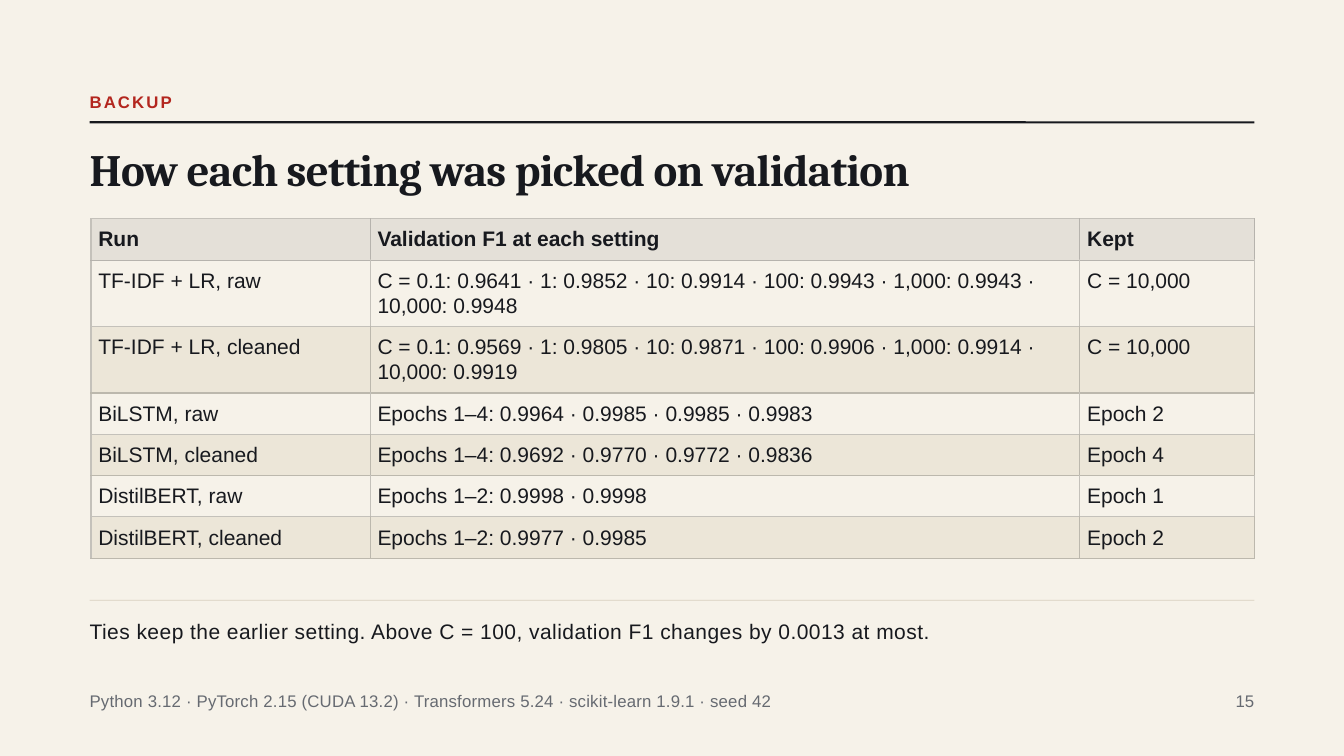
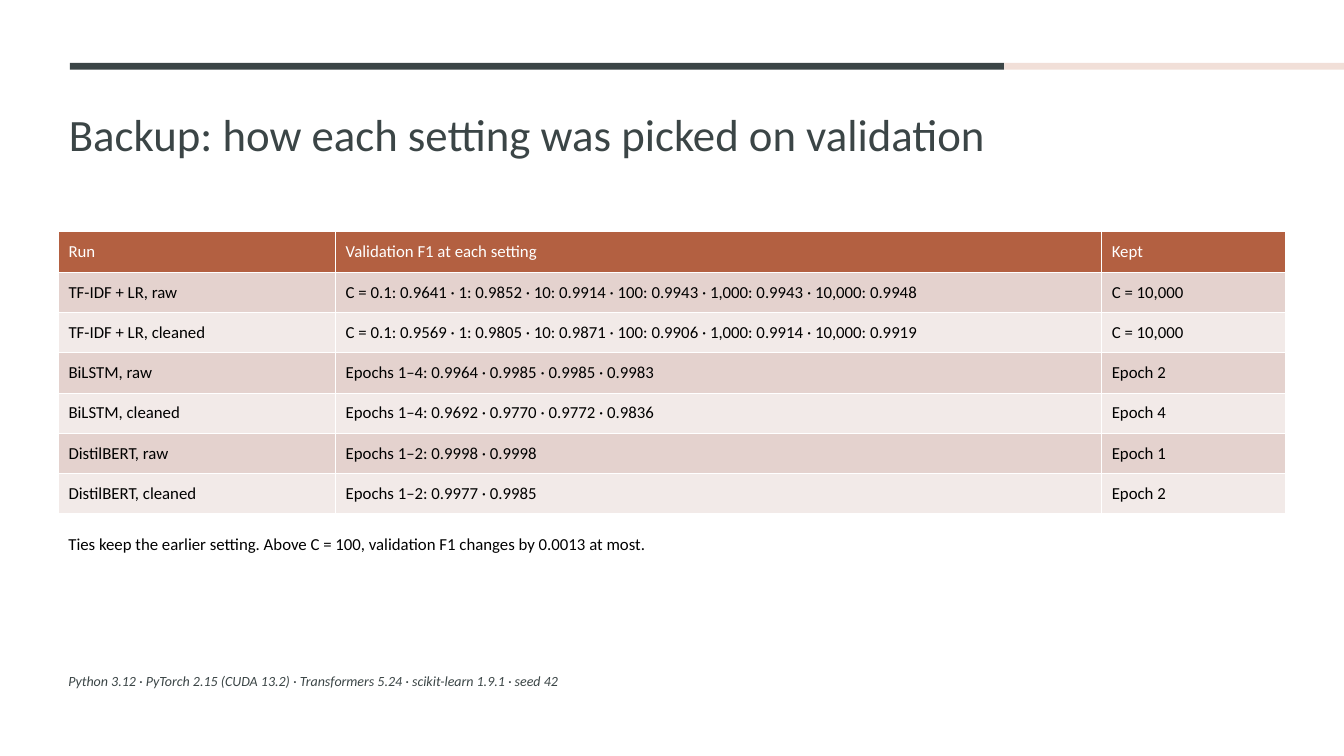
Before and after one commit to Abrafar/cs412-fake-news-detectio, a slide deck: slide 15 of presentation/CS412_Final_Presentation_Faruki.pptx. Drawn at 1344x756 pixels with LibreOffice and Linux fonts; fonts in the diff are those of the drawing. Boxes give left, top, right and bottom in pixels: in the first picture for what was removed or moved away, otherwise in the second. Text is boxed around its words. In the diff, an @@ line names an element or a change of style, - is before the commit and + after.

```diff
--- a/presentation/CS412_Final_Presentation_Faruki.pptx
+++ b/presentation/CS412_Final_Presentation_Faruki.pptx
@@ background #F6F2E9 to #FFFFFF @@
@@ rectangle added at bbox=[70, 63, 1004, 70], fill #3B4546 @@
@@ rectangle added at bbox=[1004, 63, 1344, 70], fill #F1DFD8 @@
@@ text removed at bbox=[90, 96, 172, 108] @@
-BACKUP
@@ title at bbox=[69, 120, 984, 159]: text changed; font Cambria to Calibri; text colour #17191E to #3B4546; bold off @@
-How each setting was picked on validation
+Backup: how each setting was picked on validation
@@ line removed from (90, 122) to (1254, 122) @@
@@ table at bbox=[58, 232, 1286, 514] @@
@@ fill #E4E0D8 to #B36041 in row 1 @@
@@ fill none to #E5D2CF in 9 cells @@
@@ fill #ECE6D8 to #F2EAE9 in 9 cells @@
@@ size 15 to 12 pt, font Arial to Calibri, text colour #17191E to #000000 @@
@@ text colour #17191E to #FFFFFF, bold off in "Run", "Validation F1 at each setting", "Kept" @@
@@ line spacing 18pt to 1 @@
@@ borders changed @@
@@ table: place and size @@
-table at bbox=[91, 219, 1254, 559]
+table at bbox=[58, 232, 1286, 514]
@@ text "Ties keep the earlier setting. ...": place and size @@
-text "Ties keep the earlier setting. ..." at bbox=[90, 623, 929, 644]
+text "Ties keep the earlier setting. ..." at bbox=[68, 538, 645, 553]
@@ text "Ties keep the earlier setting. ..." at bbox=[68, 538, 645, 553]: size 15 to 12 pt, font Arial to Calibri, text colour #17191E to #000000, letter spacing 0.3 to 0 pt; line spacing 21pt to 1 @@
@@ line removed from (90, 600) to (1254, 600) @@
@@ text "Python 3.12 · PyTorch 2.15 ...": place and size @@
-text "Python 3.12 · PyTorch 2.15 ..." at bbox=[90, 695, 771, 711]
+text "Python 3.12 · PyTorch 2.15 ..." at bbox=[68, 676, 558, 689]
@@ text "Python 3.12 · PyTorch 2.15 ..." at bbox=[68, 676, 558, 689]: size 12 to 10 pt, font Arial to Calibri, text colour #666A71 to #3B4546, letter spacing 0.1 to 0 pt, italic on; line spacing 14.4pt to 1 @@
@@ text removed at bbox=[1236, 695, 1255, 707] @@
-15
```
Also in this commit, not shown: 14 other slides changed, 1 other file.
